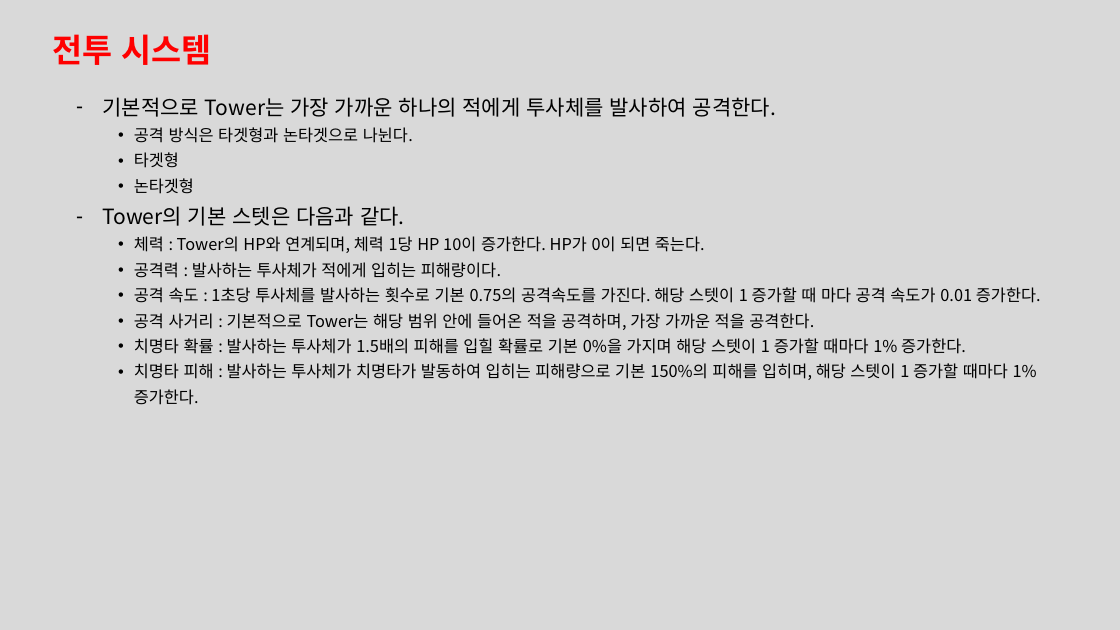
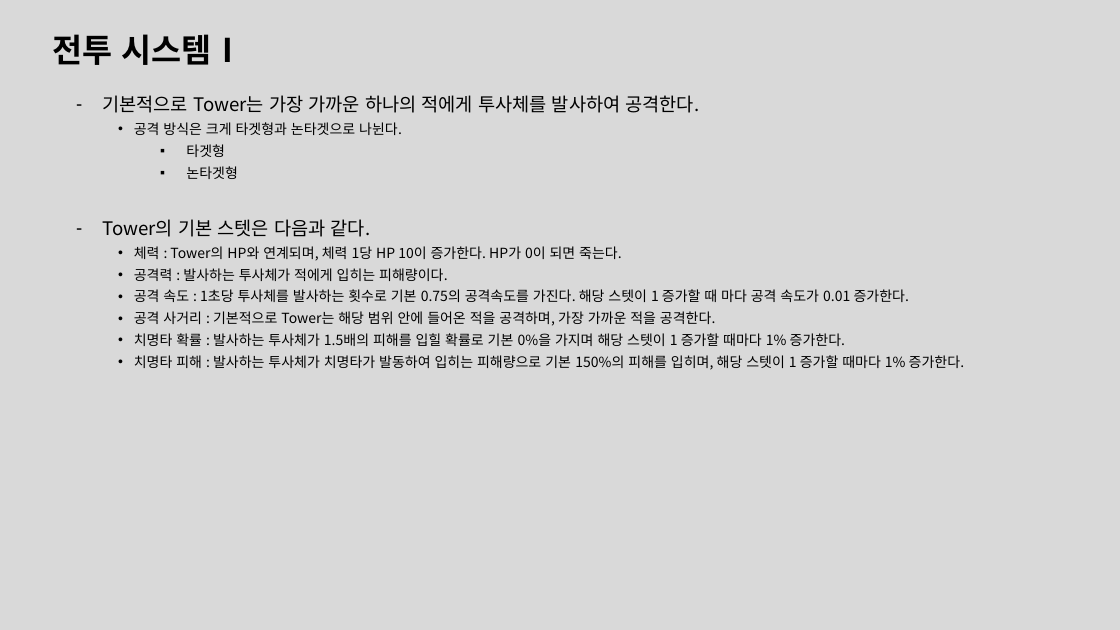
Before and after one commit to leejaepyeong/ProjectB, a slide deck: slide 5 of 기획서/Tower Defense.pptx. Drawn at 1120x630 pixels with LibreOffice and Linux fonts; fonts in the diff are those of the drawing. Boxes give left, top, right and bottom in pixels: in the first picture for what was removed or moved away, otherwise in the second. Text is boxed around its words. In the diff, an @@ line names an element or a change of style, - is before the commit and + after.

```diff
--- a/기획서/Tower Defense.pptx
+++ b/기획서/Tower Defense.pptx
@@ text at (52,34,244,65): text changed; text colour #FF0000 to #000000 @@
-전투 시스템
+전투 시스템Ⅰ
@@ text at (102,95,964,370): size 18 to 16 pt in "기본적으로 Tower는 가장 가까운 하나의 적에게 투사체를 ...", "Tower의 기본 스텟은 다음과 같다."; size 14 to 12 pt in "타겟형", "논타겟형", "체력 : Tower의 HP와 연계되며, 체력 1당 ...", "공격력 : 발사하는 투사체가 적에게 입히는 피해량이다." and 4 more places; bullet • to ▪; list level 2 to 3 in "타겟형"; list level 2 to 3 in "논타겟형" @@
@@ text at (134,122,402,135): text changed; size 14 to 12 pt @@
-  • 공격 방식은 타겟형과 논타겟으로 나뉜다.
+  • 공격 방식은 크게 타겟형과 논타겟으로 나뉜다.
```
Also in this commit, not shown: 4 other slides changed, 6 slides added, 4 other files.
